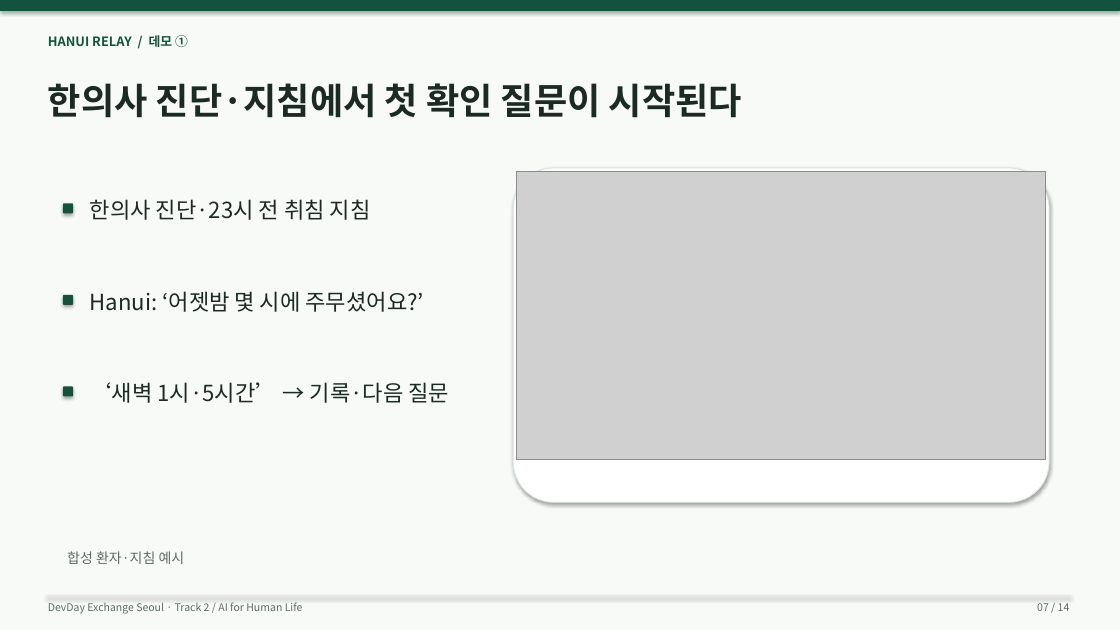
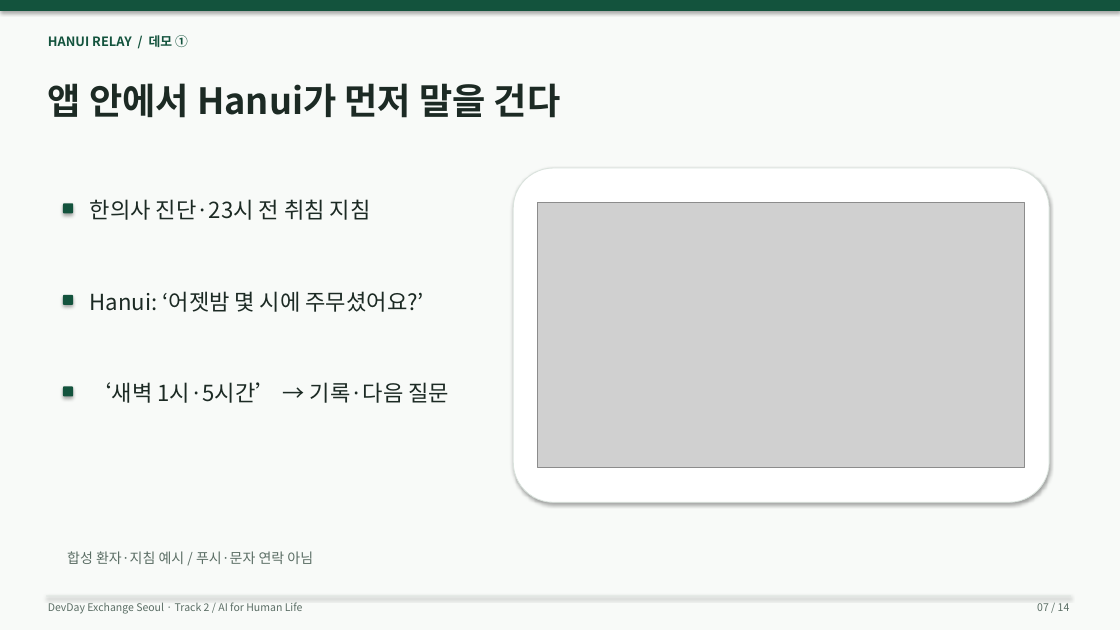
Before and after one commit to wlsalswo14/devday-hanui-relay, a slide deck: slide 7 of presentations/Hanui-Relay-10min.pptx. Drawn at 1120x630 pixels with LibreOffice and Linux fonts; fonts in the diff are those of the drawing; grey boxes stand for pictures. Boxes give left, top, right and bottom in pixels: in the first picture for what was removed or moved away, otherwise in the second. Text is boxed around its words. In the diff, an @@ line names an element or a change of style, - is before the commit and + after.

```diff
--- a/presentations/Hanui-Relay-10min.pptx
+++ b/presentations/Hanui-Relay-10min.pptx
@@ text at (x1=48, y1=83, x2=561, y2=118): text changed @@
-한의사 진단·지침에서 첫 확인 질문이 시작된다
+앱 안에서 Hanui가 먼저 말을 건다
@@ picture resized from (x1=517, y1=171, x2=1046, y2=460) to (x1=538, y1=202, x2=1025, y2=468) @@
@@ text at (x1=67, y1=551, x2=313, y2=564): text changed @@
-합성 환자·지침 예시
+합성 환자·지침 예시 / 푸시·문자 연락 아님
```
Also in this commit, not shown: 10 other slides changed, 15 other files.
